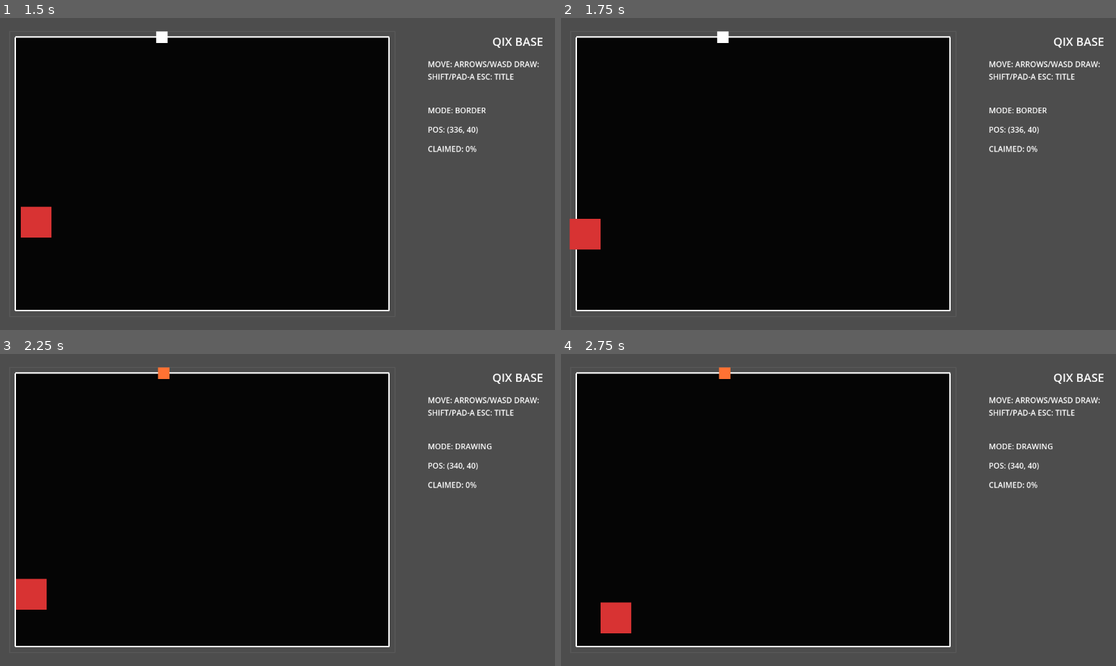
Above: before the commit, frames 1-4 (two rows, left to right).
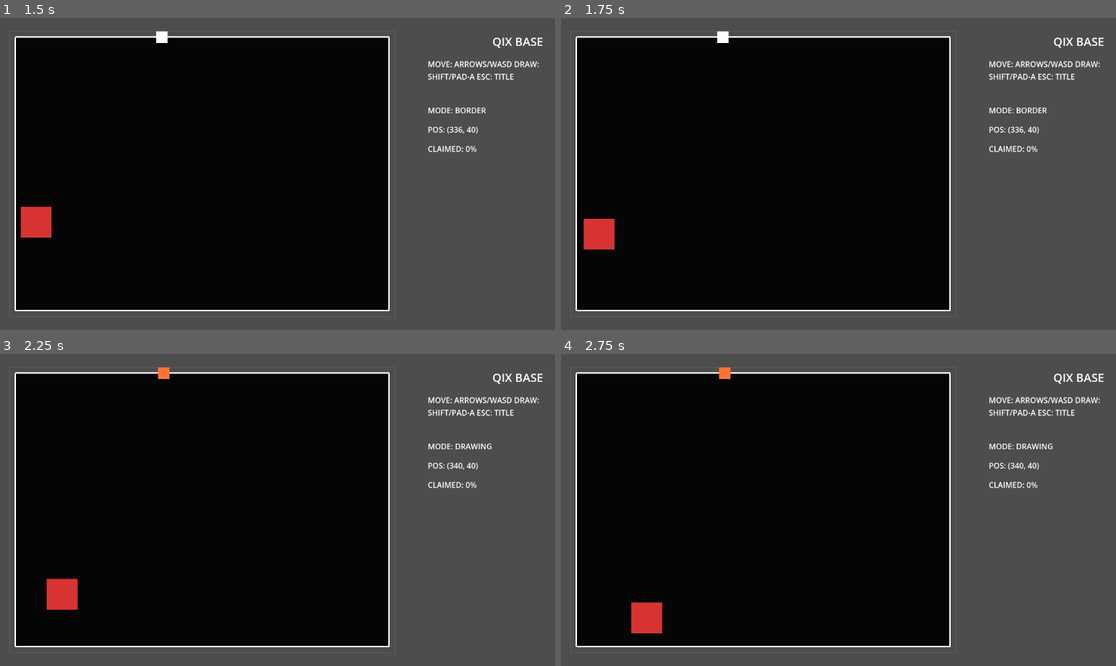
Above: after the commit, the same moments.

Repository: goenc/qix-project
Game: Godot game, scene res://scenes/title_main.tscn
The game is run twice, just before and just after one commit, with the same random seed, the same clock (stepped at 60 frames per second) and the same inputs.
Inputs (mouse positions are in pixels of both pictures, inside the frame that each line leads up to):
- Up to frame 1 (1.5 s): tap Enter (ui_accept) at 0.5, 0.77 s; move the mouse to (399, 158) at 0.52 s; hold Right (move_right) 0.53-1.28 s; tap Shift at 0.6 s; click (399, 158) at 0.67 s; move the mouse to (166, 189) at 1.27 s; hold Down (move_down) from 1.28 s (still down); tap Space at 1.35 s
- Up to frame 2 (1.75 s): keep holding Down (move_down); tap Enter (ui_accept) at 1.52 s
- Up to frame 3 (2.25 s): move the mouse to (333, 441) at 2.02 s; release Down (move_down) at 2.03 s; hold Right (move_right) from 2.03 s (still down); hold Shift (qix_draw) from 2.03 s (still down)
- Up to frame 4 (2.75 s): keep holding Right (move_right); keep holding Shift (qix_draw)

Frame 1 is identical in both runs. In frame 2, 0.5% of the frame differs, in the area x 1-10%, y 64-75%; in frame 3, 1.1%, in the area x 2-15%, y 71-82%; in frame 4, 1.1%.

Commit message:
BOSSの反射判定を円形基準へ変更
・BOSSの反射判定を中心点基準から円形基準へ変更した
・bbos.gd で collision_radius と min_collision_radius を追加し、生成範囲と反射後補正を円形中心基準へ置き換えた
・playfield_boundary.gd に直交多角形用の内側オフセット生成と円形反射用ヘルパーを追加した
・Godot headless の check-only で対象 2 スクリプトの構文確認を実施した
・Godot headless の 1 フレーム起動でプロジェクト読み込み時エラーが出ないことを確認した
・一時検証スクリプトで半径32の手前反射、半径縮小時の進入量増加、L字外周の内側ループ生成を確認した

Diff:
--- a/scripts/enemy/bbos.gd
+++ b/scripts/enemy/bbos.gd
@@ -1,20 +1,21 @@
 extends Node2D
 
 const PlayfieldBoundary = preload("res://scripts/game/playfield_boundary.gd")
-const HALF_SIZE := Vector2(32.0, 32.0)
 const MAX_REFLECTIONS_PER_FRAME := 2
 
 @export var move_speed: float = 140.0
 @export var direction_change_interval_min: float = 1.5
 @export var direction_change_interval_max: float = 3.0
 @export var bounce_epsilon: float = 0.5
+@export var collision_radius: float = 32.0
+@export var min_collision_radius: float = 8.0
 
 @onready var pick_area: Area2D = $PickArea
 
 var playfield_rect: Rect2 = Rect2()
 var active_outer_loop: PackedVector2Array = PackedVector2Array()
-var outer_loop_metrics: Dictionary = {}
-var outer_loop_total_length := 0.0
+var active_inner_loop: PackedVector2Array = PackedVector2Array()
+var active_inner_loop_total_length := 0.0
 var rng := RandomNumberGenerator.new()
 var has_spawned := false
 var velocity := Vector2.ZERO
@@ -25,12 +26,13 @@
 	rng.randomize()
 	if is_instance_valid(pick_area):
 		pick_area.set_meta(&"debug_pick_owner", self)
+	set_collision_radius(collision_radius)
 	_reset_direction_change_timer()
 	_pick_new_velocity()
 
 
 func _process(delta: float) -> void:
-	if active_outer_loop.size() < 3 or outer_loop_total_length <= 0.0:
+	if active_inner_loop.size() < 3 or active_inner_loop_total_length <= 0.0:
 		return
 
 	direction_change_timer -= delta
@@ -38,33 +40,47 @@
 		_pick_new_velocity()
 		_reset_direction_change_timer()
 
+	var safe_radius := _get_effective_collision_radius()
+	var safe_epsilon := maxf(bounce_epsilon, 0.001)
 	var remaining_time := delta
 	var reflection_count := 0
 	while remaining_time > 0.0 and reflection_count < MAX_REFLECTIONS_PER_FRAME:
 		var next_position := position + velocity * remaining_time
-		var boundary_hit := PlayfieldBoundary.find_first_boundary_hit(
+		var boundary_hit := PlayfieldBoundary.find_first_boundary_hit_for_circle(
 			position,
 			next_position,
 			active_outer_loop,
-			maxf(bounce_epsilon, 0.001)
+			safe_radius,
+			safe_epsilon
 		)
 		if !bool(boundary_hit.get("hit", false)):
-			position = PlayfieldBoundary.ensure_point_inside(active_outer_loop, next_position, bounce_epsilon)
+			position = PlayfieldBoundary.ensure_circle_center_inside(
+				active_outer_loop,
+				next_position,
+				safe_radius,
+				safe_epsilon
+			)
 			return
 
 		position = boundary_hit["point"]
 		velocity = _reflect_velocity(velocity, Vector2(boundary_hit.get("normal", Vector2.ZERO)))
 		position += Vector2(boundary_hit.get("normal", Vector2.ZERO)) * maxf(bounce_epsilon * 2.0, 1.0)
-		position = PlayfieldBoundary.ensure_point_inside(active_outer_loop, position, bounce_epsilon)
+		position = PlayfieldBoundary.ensure_circle_center_inside(
+			active_outer_loop,
+			position,
+			safe_radius,
+			safe_epsilon
+		)
 		var travel_ratio := clampf(float(boundary_hit.get("travel_ratio", 1.0)), 0.0, 1.0)
 		remaining_time *= maxf(0.0, 1.0 - travel_ratio)
 		reflection_count += 1
 
 	if remaining_time > 0.0:
-		position = PlayfieldBoundary.ensure_point_inside(
+		position = PlayfieldBoundary.ensure_circle_center_inside(
 			active_outer_loop,
 			position + velocity * remaining_time,
-			bounce_epsilon
+			safe_radius,
+			safe_epsilon
 		)
 
 
@@ -88,22 +104,45 @@
 		return
 
 	active_outer_loop = sanitized_loop
-	outer_loop_metrics = PlayfieldBoundary.build_loop_metrics(active_outer_loop)
-	outer_loop_total_length = float(outer_loop_metrics.get("total_length", 0.0))
+	_rebuild_active_inner_loop()
 
 	if !has_spawned and playfield_rect.size.x > 0.0 and playfield_rect.size.y > 0.0:
 		position = _pick_random_point(_get_spawnable_rect(playfield_rect))
 		has_spawned = true
 
 	if has_spawned:
-		position = PlayfieldBoundary.ensure_point_inside(active_outer_loop, position, bounce_epsilon)
+		position = PlayfieldBoundary.ensure_circle_center_inside(
+			active_outer_loop,
+			position,
+			_get_effective_collision_radius(),
+			maxf(bounce_epsilon, 0.001)
+		)
+
+
+func set_collision_radius(radius: float) -> void:
+	collision_radius = maxf(radius, maxf(min_collision_radius, 0.0))
+	_rebuild_active_inner_loop()
+
+	if !has_spawned:
+		return
+
+	if active_outer_loop.size() >= 3:
+		position = PlayfieldBoundary.ensure_circle_center_inside(
+			active_outer_loop,
+			position,
+			collision_radius,
+			maxf(bounce_epsilon, 0.001)
+		)
+	elif playfield_rect.size.x > 0.0 and playfield_rect.size.y > 0.0:
+		position = _clamp_point_to_rect(position, _get_spawnable_rect(playfield_rect))
 
 
 func _get_spawnable_rect(rect: Rect2) -> Rect2:
-	var min_x := rect.position.x + HALF_SIZE.x
-	var max_x := rect.end.x - HALF_SIZE.x
-	var min_y := rect.position.y + HALF_SIZE.y
-	var max_y := rect.end.y - HALF_SIZE.y
+	var radius := _get_effective_collision_radius()
+	var min_x := rect.position.x + radius
+	var max_x := rect.end.x - radius
+	var min_y := rect.position.y + radius
+	var max_y := rect.end.y - radius
 
 	if min_x > max_x:
 		var center_x := rect.position.x + rect.size.x * 0.5
@@ -165,3 +204,25 @@
 	if reflected_velocity.length_squared() <= 0.0001:
 		return current_velocity
 	return reflected_velocity.normalized() * maxf(current_velocity.length(), 0.001)
+
+
+func _get_effective_collision_radius() -> float:
+	return maxf(collision_radius, maxf(min_collision_radius, 0.0))
+
+
+func _rebuild_active_inner_loop() -> void:
+	active_inner_loop = PackedVector2Array()
+	active_inner_loop_total_length = 0.0
+	if active_outer_loop.size() < 3:
+		return
+
+	active_inner_loop = PlayfieldBoundary.build_inset_loop(
+		active_outer_loop,
+		_get_effective_collision_radius(),
+		maxf(bounce_epsilon, 0.001)
+	)
+	if active_inner_loop.size() < 3:
+		return
+
+	var inner_loop_metrics := PlayfieldBoundary.build_loop_metrics(active_inner_loop)
+	active_inner_loop_total_length = float(inner_loop_metrics.get("total_length", 0.0))
--- a/scripts/game/playfield_boundary.gd
+++ b/scripts/game/playfield_boundary.gd
@@ -308,6 +308,81 @@
 	return best_hit
 
 
+static func build_inset_loop(
+	loop: PackedVector2Array,
+	inset: float,
+	epsilon: float = DEFAULT_EPSILON
+) -> PackedVector2Array:
+	var safe_epsilon := maxf(epsilon, DEFAULT_EPSILON)
+	var sanitized_loop := _simplify_orthogonal_loop(sanitize_loop(loop), safe_epsilon)
+	if sanitized_loop.size() < 3:
+		return PackedVector2Array()
+	if inset <= safe_epsilon:
+		return sanitized_loop
+
+	var shifted_segments: Array[Dictionary] = []
+	for index in range(sanitized_loop.size()):
+		var segment_start: Vector2 = sanitized_loop[index]
+		var segment_end: Vector2 = sanitized_loop[(index + 1) % sanitized_loop.size()]
+		if segment_start.distance_to(segment_end) <= safe_epsilon:
+			return PackedVector2Array()
+
+		var inward_normal := _segment_inward_normal(sanitized_loop, segment_start, segment_end, safe_epsilon)
+		if absf(segment_start.y - segment_end.y) <= safe_epsilon:
+			var shifted_y := segment_start.y + inward_normal.y * inset
+			shifted_segments.append({
+				"horizontal": true,
+				"coordinate": shifted_y
+			})
+		elif absf(segment_start.x - segment_end.x) <= safe_epsilon:
+			var shifted_x := segment_start.x + inward_normal.x * inset
+			shifted_segments.append({
+				"horizontal": false,
+				"coordinate": shifted_x
+			})
+		else:
+			return PackedVector2Array()
+
+	var inset_loop := PackedVector2Array()
+	for index in range(shifted_segments.size()):
+		var previous_segment: Dictionary = shifted_segments[(index - 1 + shifted_segments.size()) % shifted_segments.size()]
+		var current_segment: Dictionary = shifted_segments[index]
+		var intersection := _intersect_shifted_axis_lines(previous_segment, current_segment)
+		if !bool(intersection.get("valid", false)):
+			return PackedVector2Array()
+		var intersection_point: Vector2 = intersection.get("point", Vector2.ZERO)
+		inset_loop.append(intersection_point)
+
+	inset_loop = _simplify_orthogonal_loop(sanitize_loop(inset_loop), safe_epsilon)
+	if inset_loop.size() < 3 or polygon_area(inset_loop) <= safe_epsilon:
+		return PackedVector2Array()
+	if _loop_has_self_intersections(inset_loop, safe_epsilon):
+		return PackedVector2Array()
+
+	for index in range(inset_loop.size()):
+		var current_point: Vector2 = inset_loop[index]
+		var next_point: Vector2 = inset_loop[(index + 1) % inset_loop.size()]
+		if !_is_point_inside_or_on_loop(sanitized_loop, current_point, safe_epsilon):
+			return PackedVector2Array()
+		if !_is_point_inside_or_on_loop(sanitized_loop, current_point.lerp(next_point, 0.5), safe_epsilon):
+			return PackedVector2Array()
+
+	return inset_loop
+
+
+static func find_first_boundary_hit_for_circle(
+	current_pos: Vector2,
+	next_pos: Vector2,
+	loop: PackedVector2Array,
+	radius: float,
+	epsilon: float
+) -> Dictionary:
+	var inset_loop := build_inset_loop(loop, maxf(radius, 0.0), epsilon)
+	if inset_loop.size() < 3:
+		return {"hit": false}
+	return find_first_boundary_hit(current_pos, next_pos, inset_loop, epsilon)
+
+
 static func ensure_point_inside(loop: PackedVector2Array, point: Vector2, epsilon: float) -> Vector2:
 	var sanitized_loop := sanitize_loop(loop)
 	if sanitized_loop.size() < 3:
@@ -329,6 +404,18 @@
 		return pushed_point
 
 	return Vector2(projection.get("point", point))
+
+
+static func ensure_circle_center_inside(
+	loop: PackedVector2Array,
+	point: Vector2,
+	radius: float,
+	epsilon: float
+) -> Vector2:
+	var inset_loop := build_inset_loop(loop, maxf(radius, 0.0), epsilon)
+	if inset_loop.size() < 3:
+		return point
+	return ensure_point_inside(inset_loop, point, epsilon)
 
 
 static func sanitize_polyline(points: PackedVector2Array) -> PackedVector2Array:
@@ -500,3 +587,122 @@
 	if Geometry2D.is_point_in_polygon(sample_a, loop) or is_point_on_loop(loop, sample_a, epsilon):
 		return normal_a
 	return -normal_a
+
+
+static func _simplify_orthogonal_loop(loop: PackedVector2Array, epsilon: float) -> PackedVector2Array:
+	var simplified := sanitize_loop(loop)
+	if simplified.size() < 3:
+		return simplified
+
+	var changed := true
+	while changed and simplified.size() >= 3:
+		changed = false
+		var next_loop := PackedVector2Array()
+		for index in range(simplified.size()):
+			var previous_point: Vector2 = simplified[(index - 1 + simplified.size()) % simplified.size()]
+			var current_point: Vector2 = simplified[index]
+			var next_point: Vector2 = simplified[(index + 1) % simplified.size()]
+			if _points_are_axis_collinear(previous_point, current_point, next_point, epsilon):
+				changed = true
+				continue
+			next_loop.append(current_point)
+		simplified = sanitize_loop(next_loop)
+
+	return simplified
+
+
+static func _points_are_axis_collinear(previous_point: Vector2, current_point: Vector2, next_point: Vector2, epsilon: float) -> bool:
+	return (
+		(absf(previous_point.x - current_point.x) <= epsilon and absf(current_point.x - next_point.x) <= epsilon)
+		or (absf(previous_point.y - current_point.y) <= epsilon and absf(current_point.y - next_point.y) <= epsilon)
+	)
+
+
+static func _intersect_shifted_axis_lines(previous_segment: Dictionary, current_segment: Dictionary) -> Dictionary:
+	var previous_horizontal := bool(previous_segment.get("horizontal", false))
+	var current_horizontal := bool(current_segment.get("horizontal", false))
+	if previous_horizontal == current_horizontal:
+		return {"valid": false}
+
+	if previous_horizontal:
+		return {
+			"valid": true,
+			"point": Vector2(
+				float(current_segment.get("coordinate", 0.0)),
+				float(previous_segment.get("coordinate", 0.0))
+			)
+		}
+
+	return {
+		"valid": true,
+		"point": Vector2(
+			float(previous_segment.get("coordinate", 0.0)),
+			float(current_segment.get("coordinate", 0.0))
+		)
+	}
+
+
+static func _is_point_inside_or_on_loop(loop: PackedVector2Array, point: Vector2, epsilon: float) -> bool:
+	return Geometry2D.is_point_in_polygon(point, loop) or is_point_on_loop(loop, point, epsilon)
+
+
+static func _loop_has_self_intersections(loop: PackedVector2Array, epsilon: float) -> bool:
+	if loop.size() < 4:
+		return false
+
+	for index in range(loop.size()):
+		var a_start: Vector2 = loop[index]
+		var a_end: Vector2 = loop[(index + 1) % loop.size()]
+		for other_index in range(index + 1, loop.size()):
+			if other_index == index:
+				continue
+			if other_index == (index + 1) % loop.size():
+				continue
+			if index == 0 and other_index == loop.size() - 1:
+				continue
+
+			var b_start: Vector2 = loop[other_index]
+			var b_end: Vector2 = loop[(other_index + 1) % loop.size()]
+			if _segments_intersect_or_overlap(a_start, a_end, b_start, b_end, epsilon):
+				return true
+
+	return false
+
+
+static func _segments_intersect_or_overlap(
+	a_start: Vector2,
+	a_end: Vector2,
+	b_start: Vector2,
+	b_end: Vector2,
+	epsilon: float
+) -> bool:
+	var a_horizontal := absf(a_start.y - a_end.y) <= epsilon
+	var b_horizontal := absf(b_start.y - b_end.y) <= epsilon
+	if a_horizontal and b_horizontal:
+		if absf(a_start.y - b_start.y) > epsilon:
+			return false
+		var overlap_start_x := maxf(minf(a_start.x, a_end.x), minf(b_start.x, b_end.x))
+		var overlap_end_x := minf(maxf(a_start.x, a_end.x), maxf(b_start.x, b_end.x))
+		return overlap_end_x - overlap_start_x > epsilon
+
+	if !a_horizontal and !b_horizontal:
+		if absf(a_start.x - b_start.x) > epsilon:
+			return false
+		var overlap_start_y := maxf(minf(a_start.y, a_end.y), minf(b_start.y, b_end.y))
+		var overlap_end_y := minf(maxf(a_start.y, a_end.y), maxf(b_start.y, b_end.y))
+		return overlap_end_y - overlap_start_y > epsilon
+
+	var horizontal_start: Vector2 = a_start if a_horizontal else b_start
+	var horizontal_end: Vector2 = a_end if a_horizontal else b_end
+	var vertical_start: Vector2 = b_start if a_horizontal else a_start
+	var vertical_end: Vector2 = b_end if a_horizontal else a_end
+	var horizontal_min_x := minf(horizontal_start.x, horizontal_end.x) - epsilon
+	var horizontal_max_x := maxf(horizontal_start.x, horizontal_end.x) + epsilon
+	var vertical_min_y := minf(vertical_start.y, vertical_end.y) - epsilon
+	var vertical_max_y := maxf(vertical_start.y, vertical_end.y) + epsilon
+	return (
+		vertical_start.x >= horizontal_min_x
+		and vertical_start.x <= horizontal_max_x
+		and horizontal_start.y >= vertical_min_y
+		and horizontal_start.y <= vertical_max_y
+	)
Not shown, changed: runtime/commit_details.md
Not shown, changed: runtime/commit_message.md
